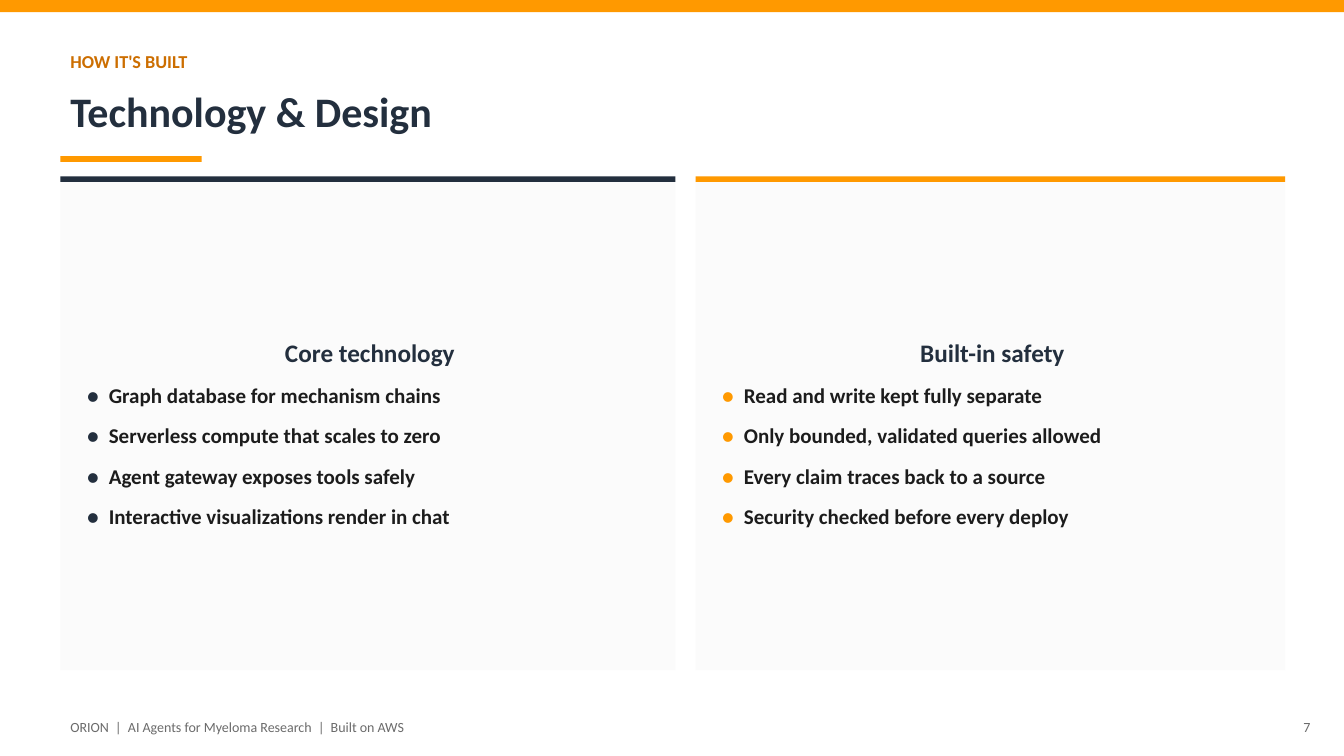
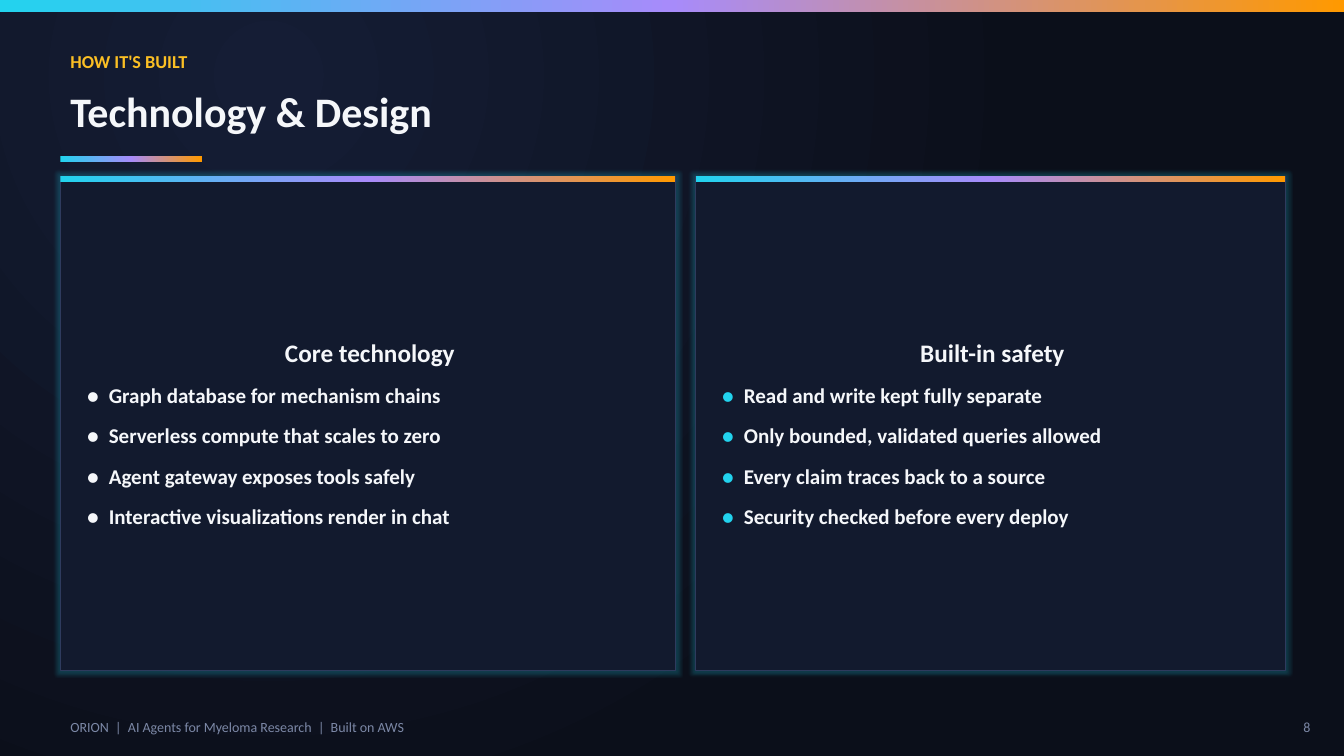
Before and after one commit to lhnminh/MMRF-KnowledgeGraph, a slide deck: slide 8 of ORION_Hackathon_Pitch.pptx (slide 7 before the commit). Drawn at 1344x756 pixels with LibreOffice and Linux fonts; fonts in the diff are those of the drawing. Boxes give left, top, right and bottom in pixels: in the first picture for what was removed or moved away, otherwise in the second. Text is boxed around its words. In the diff, an @@ line names an element or a change of style, - is before the commit and + after.

```diff
--- a/ORION_Hackathon_Pitch.pptx
+++ b/ORION_Hackathon_Pitch.pptx
@@ rectangle added at bbox=[0, 0, 1344, 756], fill gradient #151D35 to #0B0F1A @@
@@ text "HOW IT'S BUILT" at bbox=[70, 55, 187, 68]: text colour #CC6E00 to #FBBF24 @@
@@ text "Technology & Design" at bbox=[70, 97, 432, 134]: text colour #232F3E to #F5F7FA @@
@@ rectangle "Core technology": place and size @@
-rectangle "Core technology" at bbox=[109, 344, 455, 524]
+rectangle "Core technology" at bbox=[60, 176, 676, 670]
@@ rectangle "Core technology" at bbox=[60, 176, 676, 670]: text colour #232F3E to #F5F7FA in "Core technology", "●", "●", "●" and 1 more places; text colour #1C1C1C to #F5F7FA in "Graph database for mechanism chains", "Serverless compute that scales to zero", "Agent gateway exposes tools safely", "Interactive visualizations render in chat"; fill none to #121A2E; outline none to #2E3B5E 0.75 pt @@
@@ rectangle at bbox=[60, 176, 676, 182]: fill #232F3E to gradient #22D3EE to #A78BFA to #FF9900 @@
@@ fill #FF9900 to gradient #22D3EE to #A78BFA to #FF9900 in 3 elements at bbox=[696, 176, 1286, 182], bbox=[0, 0, 1344, 12], bbox=[60, 156, 202, 162] @@
@@ rectangle "Built-in safety": place and size @@
-rectangle "Built-in safety" at bbox=[744, 344, 1101, 528]
+rectangle "Built-in safety" at bbox=[696, 176, 1286, 670]
@@ rectangle "Built-in safety" at bbox=[696, 176, 1286, 670]: text colour #232F3E to #F5F7FA in "Built-in safety"; text colour #FF9900 to #22D3EE in "●", "●", "●", "●"; text colour #1C1C1C to #F5F7FA in "Read and write kept fully separate", "Only bounded, validated queries allowed", "Every claim traces back to a source", "Security checked before every deploy"; fill none to #121A2E; outline none to #2E3B5E 0.75 pt @@
@@ text "ORION | AI Agents for ..." at bbox=[70, 722, 404, 735]: text colour #6B6B6B to #7C88A6 @@
@@ text at bbox=[1303, 722, 1310, 732]: text changed; text colour #6B6B6B to #7C88A6 @@
-7
+8
```
Also in this commit, not shown: 13 other slides changed, 1 slide added, 1 other file.
